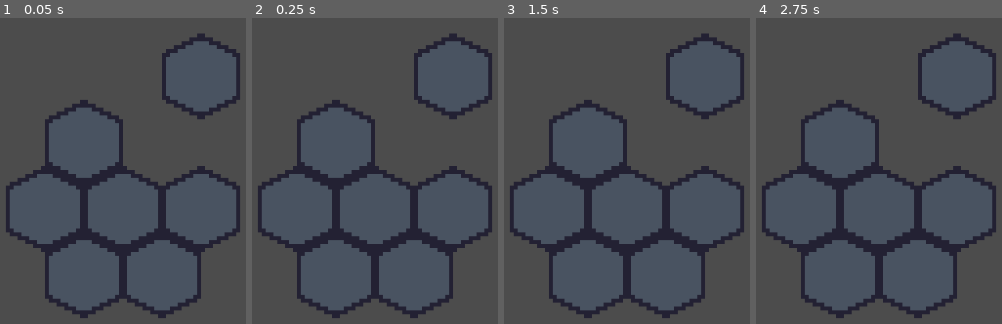
Above: before the commit, frames 1-4 (left to right).
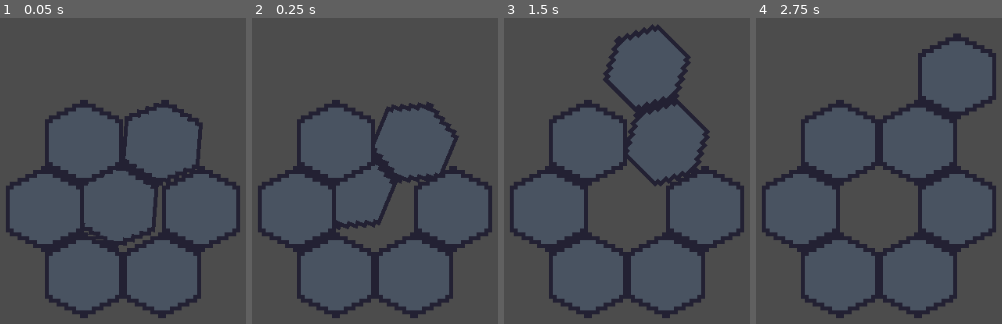
Above: after the commit, the same moments.

Repository: siffer331/Zachtronic
Game: Godot game, scene res://SRC/Level/World.tscn
Two runs of this game, one before a commit and one after it. Both use one fixed random seed, a clock stepped at 60 frames per second and the inputs below. The project has no main scene, so this scene is started directly.
Inputs:
- Up to frame 1 (0.05 s): no input
- Up to frame 2 (0.25 s): no input
- Up to frame 3 (1.5 s): no input
- Up to frame 4 (2.75 s): no input

The runs differ from the first frame. In frame 1, 4.6% of the frame differs, in the area x 34-98%, y 5-77%; in frame 2, 4.9%; in frame 3, 5.8%, in the area x 34-98%, y 1-77%; in frame 4, 3.2%.

Commit message:
Animation

Diff:
--- a/SRC/Level/Cell.gd
+++ b/SRC/Level/Cell.gd
@@ -1,4 +1,2 @@
 class_name Cell
 extends Sprite
-
-var coord: Vector3
--- /dev/null
+++ b/SRC/Level/Group.gd
@@ -0,0 +1,6 @@
+class_name Group
+extends Node2D
+
+
+var coord: Vector3
+var cells := []
--- a/SRC/Level/World.gd
+++ b/SRC/Level/World.gd
@@ -1,11 +1,18 @@
 extends Node2D
+
+signal done
 
 export var coord_scale_x := 20.0
 export var coord_scale_y := 17.0
+export var timescale := 0.5
 
+var time := 0.0
+var playing := false
 var next_id := 0
 var positions := {}
 var cells := {}
+var translations := {}
+var rotations := {}
 
 var _cell = preload("res://SRC/Level/Cell.tscn")
 
@@ -17,15 +24,51 @@
 	make_new_cell(Vector3(-1,0,1))
 	make_new_cell(Vector3(0,1,-1))
 	make_new_cell(Vector3(0,-1,1))
-	move_cell(1, Vector3(1,-1,0))
+	join_positions(Vector3.ZERO, Vector3(1,-1,0))
+	print(positions)
+	rotate_position(Vector3(1,-1,0), 3)
+	#move_position(Vector3(1,-1,0), Vector3(1,-1,0))
+	print(positions)
+	start()
+	yield(self, "done")
+	join_positions(Vector3(0,-1,1),Vector3(1,-1,0))
+	move_position(Vector3(1,-1,0), Vector3(1,-1,0))
+	start()
+	yield(self, "done")
 
+func _process(delta: float) -> void:
+	if playing:
+		time += delta*timescale
+		if time >= 1.0:
+			time = 1.0
+			playing = false
+		for id in translations:
+			cells[id].position = lerp(
+				coord_to_world(cells[id].coord-translations[id]),
+				coord_to_world(cells[id].coord),
+				time
+			)
+		for id in rotations:
+			cells[id].rotation = lerp(0, PI*rotations[id]/3, time)
+		if not playing:
+			for id in rotations:
+				var children = cells[id].get_children()
+				for i in range(len(cells[id].get_children())):
+					children[i].position = coord_to_world(cells[id].cells[i])
+				cells[id].rotation = 0
+			translations.clear()
+			rotations.clear()
+			emit_signal("done")
 
 func make_new_cell(pos: Vector3) -> int:
 	var cell: Cell = _cell.instance()
-	cell.position = coord_to_world(pos)
-	cell.coord = pos
-	add_child(cell)
-	cells[next_id] = cell
+	var node := Group.new()
+	node.cells.append(Vector3.ZERO)
+	node.add_child(cell)
+	node.position = coord_to_world(pos)
+	node.coord = pos
+	add_child(node)
+	cells[next_id] = node
 	positions[pos] = next_id
 	next_id += 1
 	return next_id-1
@@ -33,15 +76,52 @@
 func move_cell(cell_id: int, dir: Vector3) -> void:
 	if not cell_id in cells:
 		return
-	var cell: Cell = cells[cell_id]
-	positions.erase(cell.coord)
+	var cell: Group = cells[cell_id]
+	for pos in cell.cells:
+		positions.erase(cell.coord+pos)
 	cell.coord += dir
-	positions[cell.coord] = cell
-	cell.position = coord_to_world(cell.coord)
+	for pos in cell.cells:
+		positions[cell.coord+pos] = cell_id
+	translations[cell_id] = dir
 
 func move_position(pos: Vector3, dir: Vector3) -> void:
-	if pos in cells:
-		move_cell(cells[pos], dir)
+	if pos in positions:
+		move_cell(positions[pos], dir)
+
+func rotate_position(pos: Vector3, dir: int) -> void:
+	if pos in positions:
+		var cell_id = positions[pos]
+		var cell: Group = cells[cell_id]
+		for coord in cell.cells:
+			positions.erase(cell.coord+coord)
+		for child in cell.get_children():
+			child.position -= coord_to_world(pos-cell.coord)
+		for coord in cell.cells:
+			positions[pos+rotate_around(coord+cell.coord-pos, Vector3.ZERO, dir)] = cell_id
+		cell.coord = pos
+		cell.position = coord_to_world(pos)
+		rotations[cell_id] = dir
+
+func join_cells(cell_id_a: int, cell_id_b: int) -> void:
+	if cell_id_a != cell_id_b:
+		var cell_a: Group = cells[cell_id_a]
+		var cell_b: Group = cells[cell_id_b]
+		for pos in cells[cell_id_b].cells:
+			cell_a.cells.append(pos + cell_b.coord - cell_a.coord)
+			positions[pos + cell_b.coord - cell_a.coord] = cell_id_a
+		for child in cell_b.get_children():
+			var pos = child.global_position
+			cell_b.remove_child(child)
+			cell_a.add_child(child)
+			child.global_position = pos
+
+func join_positions(pos_a: Vector3, pos_b: Vector3) -> void:
+	if pos_a in positions and pos_b in positions:
+		join_cells(positions[pos_a], positions[pos_b])
+
+func start() -> void:
+	time = 0.0
+	playing = true
 
 func coord_to_world(pos: Vector3) -> Vector2:
 	return Vector2((pos.x-pos.z)*coord_scale_x/2,pos.y*coord_scale_y)
@@ -49,3 +129,9 @@
 func world_to_coord(pos: Vector2) -> Vector3:
 	pos = Vector2(pos.x/coord_scale_x, pos.y/coord_scale_y)
 	return Vector3(round((pos.x*2-pos.y)/2), round(pos.y), round((-pos.y-pos.x*2)/2))
+
+func rotate_around(pos1: Vector3, pos2: Vector3, dir: int) -> Vector3:
+	var dif := pos1 - pos2
+	for i in range((dir+6)%6):
+		dif = Vector3(-dif.y, -dif.z, -dif.x)
+	return pos2 + dif
--- a/project.godot
+++ b/project.godot
@@ -13,9 +13,15 @@
 "class": "Cell",
 "language": "GDScript",
 "path": "res://SRC/Level/Cell.gd"
+}, {
+"base": "Node2D",
+"class": "Group",
+"language": "GDScript",
+"path": "res://SRC/Level/Group.gd"
 } ]
 _global_script_class_icons={
-"Cell": ""
+"Cell": "",
+"Group": ""
 }
 
 [application]
